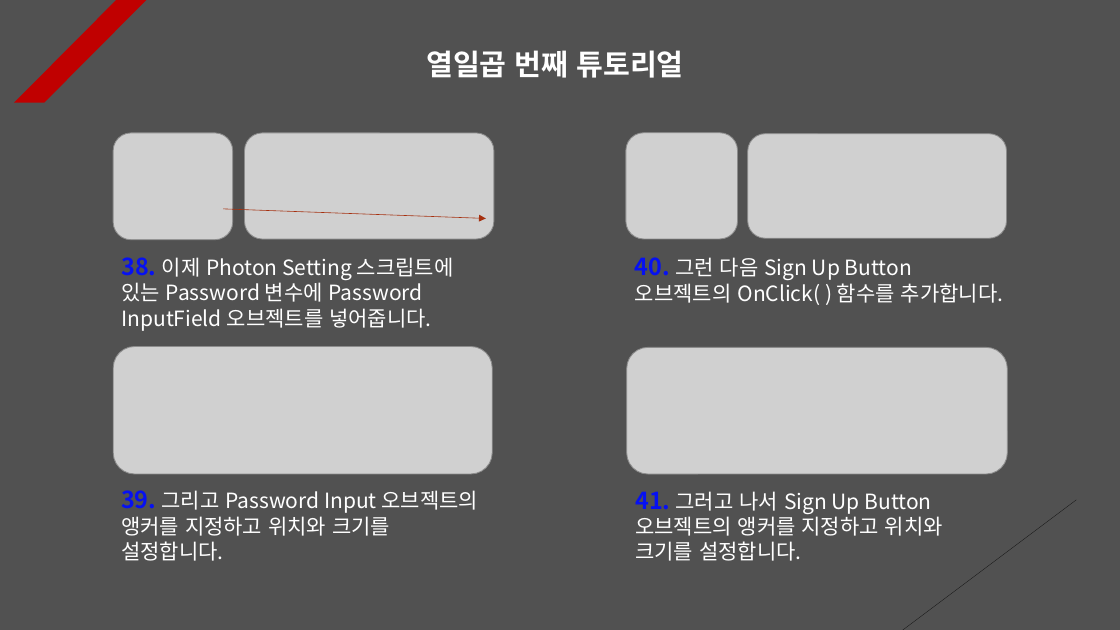
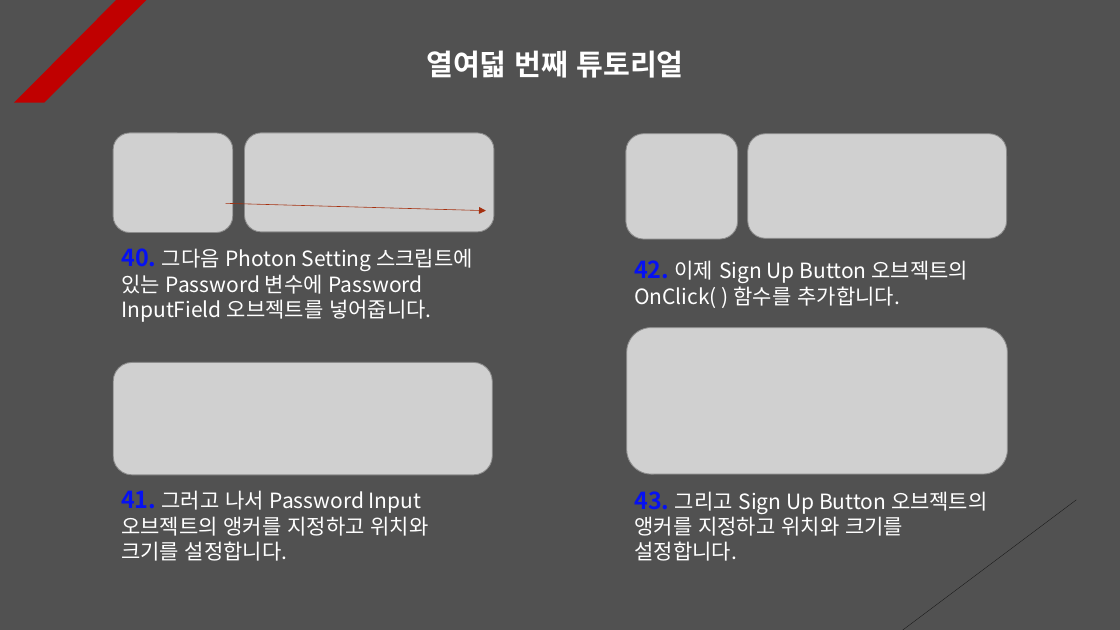
Before and after one commit to Unity2033/3D-UnityEngine, a slide deck: slide 18 of Assets/Class/Photon Server/PPT Data/Photon PlayFab.pptx (slide 17 before the commit). Drawn at 1120x630 pixels with LibreOffice and Linux fonts; fonts in the diff are those of the drawing; grey boxes stand for pictures. Boxes give left, top, right and bottom in pixels: in the first picture for what was removed or moved away, otherwise in the second. Text is boxed around its words. In the diff, an @@ line names an element or a change of style, - is before the commit and + after.

Commit message:
Photon Server PPT Data Update
- Add resource data

```diff
--- a/Assets/Class/Photon Server/PPT Data/Photon PlayFab.pptx
+++ b/Assets/Class/Photon Server/PPT Data/Photon PlayFab.pptx
@@ text at <box>426,50,684,78</box>: text changed @@
-열일곱 번째 튜토리얼
+열여덟 번째 튜토리얼
@@ picture: place and size @@
-picture at <box>113,133,233,239</box>
+picture at <box>113,133,233,233</box>
@@ picture: place and size @@
-picture at <box>245,133,494,239</box>
+picture at <box>245,133,494,232</box>
@@ arrow moved from (223, 209) - (486, 218) to (225, 203) - (486, 211) @@
@@ text at <box>121,248,473,322</box>: text changed @@
-38. 이제 Photon Setting 스크립트에 있는 Password 변수에 Password InputField 오브젝트를 넣어줍니다.
+40. 그다음 Photon Setting 스크립트에 있는 Password 변수에 Password InputField 오브젝트를 넣어줍니다.
@@ text at <box>634,260,968,308</box>: text changed @@
-40. 그런 다음 Sign Up Button 오브젝트의 OnClick( ) 함수를 추가합니다.
+42. 이제 Sign Up Button 오브젝트의 OnClick( ) 함수를 추가합니다.
@@ picture: place and size @@
-picture at <box>627,348,1007,475</box>
+picture at <box>627,328,1007,474</box>
@@ picture: place and size @@
-picture at <box>113,347,492,475</box>
+picture at <box>113,362,492,475</box>
@@ text at <box>121,490,429,561</box>: text changed @@
-39. 그리고 Password Input 오브젝트의 앵커를 지정하고 위치와 크기를 설정합니다.
+41. 그러고 나서 Password Input 오브젝트의 앵커를 지정하고 위치와 크기를 설정합니다.
@@ text at <box>634,491,988,561</box>: text changed @@
-41. 그러고 나서 Sign Up Button 오브젝트의 앵커를 지정하고 위치와 크기를 설정합니다.
+43. 그리고 Sign Up Button 오브젝트의 앵커를 지정하고 위치와 크기를 설정합니다.
```
Also in this commit, not shown: 9 other slides changed, 1 slide added, 12 other files.
